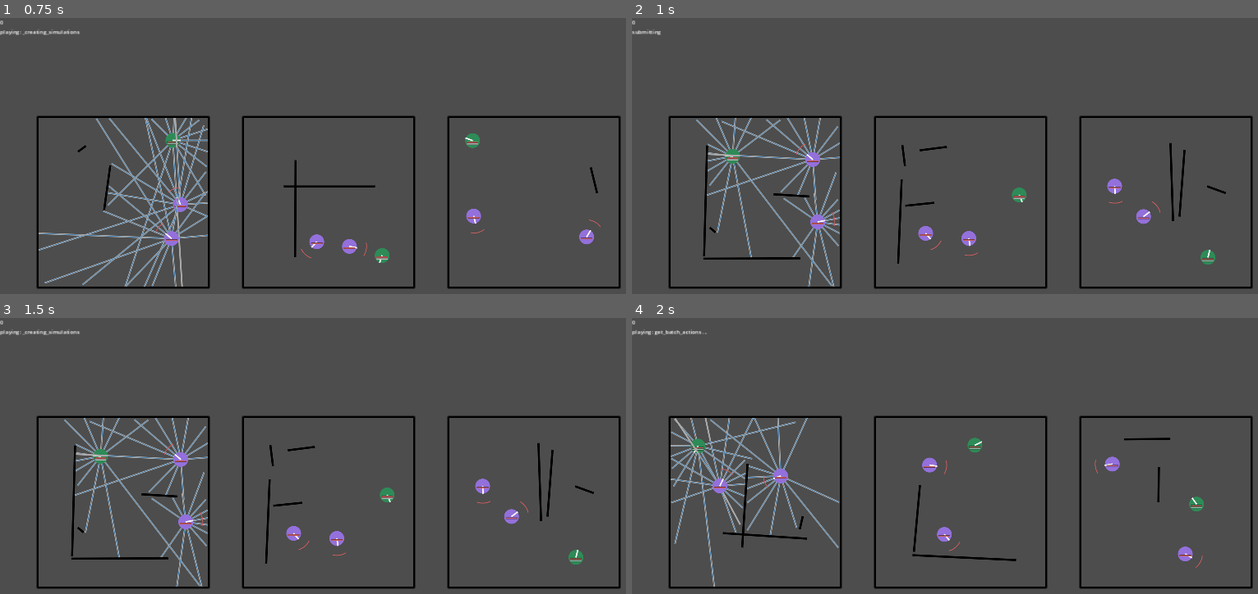
Above: before the commit, frames 1-4 (two rows, left to right).
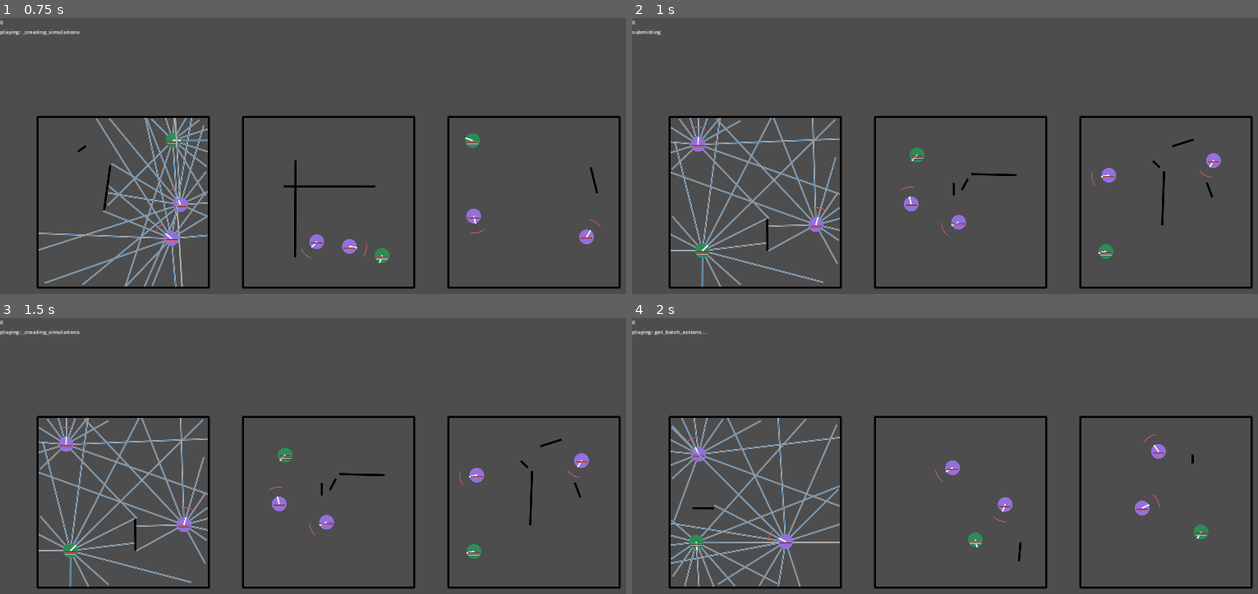
Above: after the commit, the same moments.

Repository: stokatyan/godot-ai
Game: Godot game, scene res://ZombieGame/ZEnv.tscn
The game is run twice, just before and just after one commit, with the same random seed, the same clock (stepped at 60 frames per second) and the same inputs.
Inputs:
- Up to frame 1 (0.75 s): tap Enter at 0.5 s; hold D from 0.53 s (still down); tap 2 at 0.6 s
- Up to frame 2 (1 s): keep holding D; tap Space at 0.77 s
- Up to frame 3 (1.5 s): tap Space at 1.25 s; release D at 1.28 s; hold S from 1.28 s (still down); tap 3 at 1.35 s
- Up to frame 4 (2 s): keep holding S; tap Space at 1.52 s

Frame 1 is identical in both runs. In frame 2, 6.4% of the frame differs, in the area x 6-95%, y 36-98%; in frame 3, 6.4%; in frame 4, 6.4%.
Error in both runs: Cannot call method 'poll' on a null value. (res://AI/AIServerTCP.gd:40)

Commit message:
increase simulation count to 20

Diff:
--- a/godot-ai-client/ZombieGame/ZEnv.gd
+++ b/godot-ai-client/ZombieGame/ZEnv.gd
@@ -83,7 +83,7 @@
 	return ZSimulation.new() as ZSimulation
 
 func get_simulation_count() -> int:
-	return 15
+	return 20
 
 func get_steps_in_round() -> int:
 	return 100
